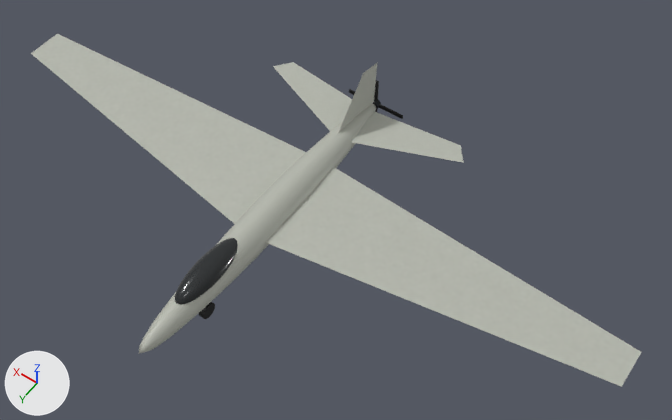
What one commit did to the glTF model public/models/fleet/muav.glb.
One viewpoint serves both versions: a 50 mm lens placed at (-13.1, 14.5, 26.8), pointed at (-1.8, -1.3, 2.0). Lighting does not change. The marker at lower left points along +X, +Y and +Z. The older version comes first. Where no turn or scale is listed for an object, it has been applied to the vertices.

The older version as bpy lines, for what is in view:
```python
me_sphere_001 = bpy.data.meshes.new('Sphere.001')
me_sphere_001.from_pydata(...)  # a UV sphere (24 segments, 12 rings, poles along z) spanning x -0.47..0.47, y -1.56..1.56, z -0.45..0.45
me_sphere_001.materials.append(mat_optics)
me_tailplane = bpy.data.meshes.new('Tailplane')
me_tailplane.from_pydata(...)  # 4 vertices, 2 faces; spans x -4.22..-0.27, y -6.39..-4.16, z 1.9
me_tailplane.materials.append(mat_paint)
me_tailplane_001 = bpy.data.meshes.new('Tailplane.001')
me_tailplane_001.from_pydata(...)  # 4 vertices, 2 faces; spans x 0.32..4.28, y -6.35..-4.16, z 1.9
me_tailplane_001.materials.append(mat_paint)
me_vertical_tail = bpy.data.meshes.new('Vertical tail')
me_vertical_tail.from_pydata(...)  # 4 vertices, 2 faces; spans x 0.02..0.03, y -6.5..-3.77, z 1.9..4.0
me_vertical_tail.materials.append(mat_paint)
me_wing_001 = bpy.data.meshes.new('Wing.001')
me_wing_001.from_pydata(...)  # 4 vertices, 2 faces; spans x 0.44..12.51, y -2.99..1.04, z 1.8
me_wing_001.materials.append(mat_paint)
ob_canopy_or_sensor_cover = bpy.data.objects.new('Canopy or sensor cover', me_sphere_001)
ob_canopy_or_sensor_cover.location = (-0.02, 3.12, 2.15)
ob_tailplane = bpy.data.objects.new('Tailplane', me_tailplane)
ob_tailplane.location = (0.0, 0.0, 0.0)
ob_tailplane_001 = bpy.data.objects.new('Tailplane.001', me_tailplane_001)
ob_tailplane_001.location = (0.0, 0.0, 0.0)
ob_vertical_tail = bpy.data.objects.new('Vertical tail', me_vertical_tail)
ob_vertical_tail.location = (0.0, 0.0, 0.0)
ob_wing_001 = bpy.data.objects.new('Wing.001', me_wing_001)
ob_wing_001.location = (0.0, 0.0, 0.0)
# also in view: 'Fuselage' at (0.0, 0.0, 1.7); 'Wing' at (-6.5, -1.0, 1.8)
```
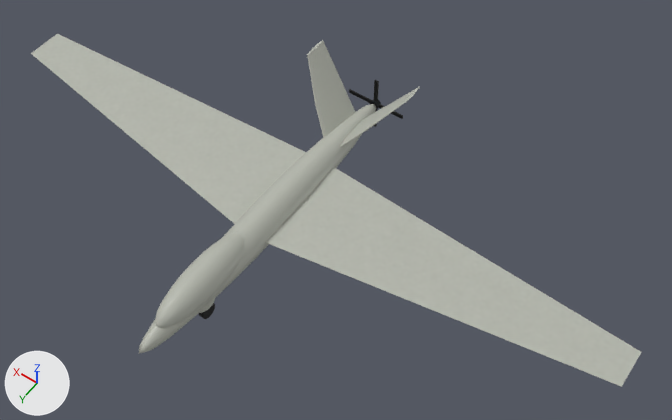
Commit message: Match MUAV canted tail and nose fairing to the flight photograph

Pixel boxes (x1, y1, x2, y2) of what changed, in the pictures (672 x 420 px):
'Upper nose fairing', added: after (155, 232, 244, 329)
'Tailplane', deleted: before (352, 112, 464, 163)
'Canted tail surface.001', added: after (307, 40, 355, 138)
'Tailplane.001', deleted: before (273, 62, 352, 131)
'Canopy or sensor cover', deleted: before (175, 238, 238, 305)
'Vertical tail', deleted: before (338, 62, 378, 133)
'Canted tail surface', added: after (341, 87, 420, 147)
'Ventral pod', added (mostly hidden): after (199, 299, 215, 313)

Patch to the scene script:
```diff
--- a/public/models/fleet/muav.glb.py
+++ b/public/models/fleet/muav.glb.py
@@ me_canted_tail_surface_001 @@
+me_canted_tail_surface_001.from_pydata(...)  # 72 vertices, 140 faces; spans x 0.14..2.12, y -6.01..-3.59, z 1.94..4.15
+me_canted_tail_surface_001.materials.append(mat_paint)
@@ me_canted_tail_surface @@
+me_canted_tail_surface.from_pydata(...)  # 72 vertices, 140 faces; spans x -2.07..-0.1, y -6.03..-3.59, z 1.94..4.15
+me_canted_tail_surface.materials.append(mat_paint)
@@ me_sphere_002 @@
+me_sphere_002.from_pydata(...)  # a UV sphere (24 segments, 12 rings, poles along z) spanning x -0.4..0.4, y -0.52..0.52, z -0.41..0.41
+me_sphere_002.materials.append(mat_paint)
@@ me_sphere_001_1 @@
+me_sphere_001_1.from_pydata(...)  # a UV sphere (24 segments, 12 rings, poles along z) spanning x -0.61..0.61, y -2.26..2.26, z -0.63..0.63
+me_sphere_001_1.materials.append(mat_paint)
@@ ob_canopy_or_sensor_cover @@
-ob_canopy_or_sensor_cover = bpy.data.objects.new('Canopy or sensor cover', me_sphere_001)
-ob_canopy_or_sensor_cover.location = (-0.02, 3.12, 2.15)
@@ ob_tailplane @@
-ob_tailplane = bpy.data.objects.new('Tailplane', me_tailplane)
-ob_tailplane.location = (0.0, 0.0, 0.0)
@@ ob_tailplane_001 @@
-ob_tailplane_001 = bpy.data.objects.new('Tailplane.001', me_tailplane_001)
-ob_tailplane_001.location = (0.0, 0.0, 0.0)
@@ ob_vertical_tail @@
-ob_vertical_tail = bpy.data.objects.new('Vertical tail', me_vertical_tail)
-ob_vertical_tail.location = (0.0, 0.0, 0.0)
@@ ob_canted_tail_surface_001 @@
+ob_canted_tail_surface_001 = bpy.data.objects.new('Canted tail surface.001', me_canted_tail_surface_001)
+ob_canted_tail_surface_001.location = (0.0, 0.0, 0.0)
@@ ob_canted_tail_surface @@
+ob_canted_tail_surface = bpy.data.objects.new('Canted tail surface', me_canted_tail_surface)
+ob_canted_tail_surface.location = (0.0, 0.0, 0.0)
@@ ob_ventral_pod @@
+ob_ventral_pod = bpy.data.objects.new('Ventral pod', me_sphere_002)
+ob_ventral_pod.location = (-0.02, 3.64, 1.14)
@@ ob_upper_nose_fairing @@
+ob_upper_nose_fairing = bpy.data.objects.new('Upper nose fairing', me_sphere_001_1)
+ob_upper_nose_fairing.location = (-0.02, 3.35, 2.02)
```
